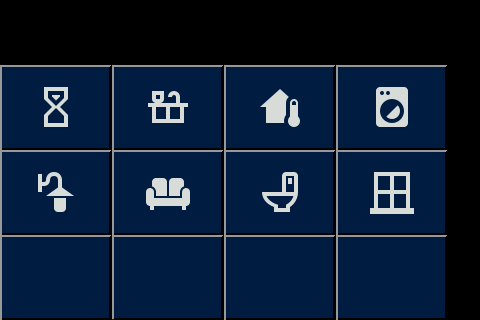
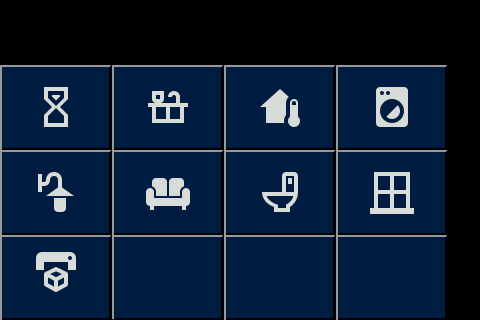
Revision of a layered 480px x 320px image; what changed, layer by layer:
painted on "Indsatte lag" over [36,252,76,292]
